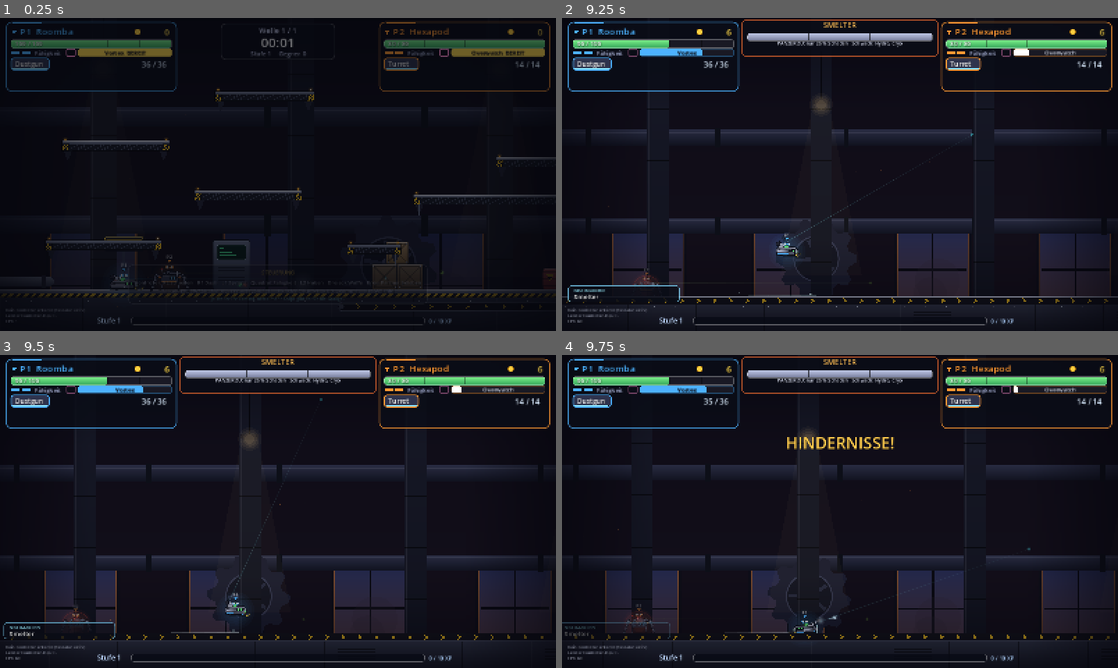
Above: before the commit, frames 1-4 (two rows, left to right).
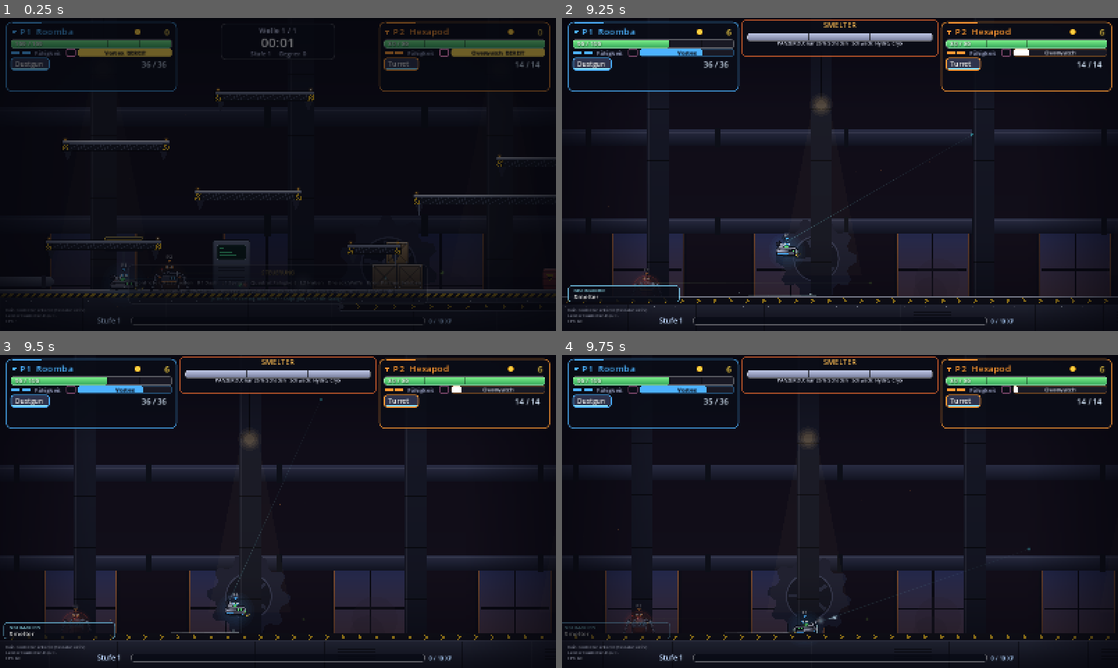
Above: after the commit, the same moments.

Repository: BearsinK/Ares
Game: Godot game, scene res://tests/boss_test.tscn
Two runs of this game, one before a commit and one after it. Both use one fixed random seed, a clock stepped at 60 frames per second and the inputs below. This scene is started directly instead of the project's main scene.
Inputs (mouse positions are in pixels of both pictures, inside the frame that each line leads up to):
- Up to frame 1 (0.25 s): no input
- Up to frame 2 (9.25 s): tap Enter (p1_confirm) at 0.5, 1.35, 5.75 s; move the mouse to (962, 158) at 0.52 s; hold D (p1_right) 0.53-2.03 s; tap E (p1_ability) at 0.6 s; click (962, 158) at 0.67 s; tap Space (p1_jump) at 0.77, 1.07, 1.52, 1.82, 3.02, 3.32, 3.77, 4.07, 4.52, 4.82, 6.02, 6.32, 6.77, 7.07, 7.52, 7.82, 9.02 s; move the mouse to (728, 190) at 1.27 s; move the mouse to (895, 105) at 2.02 s; hold A (p1_left) 2.03-2.78 s; tap Shift (p1_dash) at 2.1 s; move the mouse to (812, 237) at 2.77 s; hold D (p1_right) 2.78-4.28 s; tap F (p1_fire) at 2.85 s; click (812, 237) at 2.92 s; move the mouse to (1006, 221) at 3.52 s; tap R (p1_hook) at 3.6 s; move the mouse to (673, 127) at 4.27 s; hold A (p1_left) 4.28-5.03 s; tap G (p1_interact) at 4.35 s; tap Keypad Enter (p2_confirm) at 5, 6.6 s; move the mouse to (867, 174) at 5.02 s; hold D (p1_right) 5.03-5.78 s; tap Q (p1_weapon) at 5.1 s; click (867, 174) at 5.17 s; move the mouse to (756, 96) at 5.77 s; hold A (p1_left) 5.78-7.28 s; tap , (p2_ability) at 5.85 s; move the mouse to (962, 158) at 6.52 s; move the mouse to (728, 190) at 7.27 s; hold D (p1_right) from 7.28 s (still down); tap / (p2_dash) at 7.35 s; click (728, 190) at 7.42 s; move the mouse to (895, 105) at 8.02 s; tap Down (p2_down) at 8.1 s; move the mouse to (812, 237) at 8.77 s; tap . (p2_fire) at 8.85 s
- Up to frame 3 (9.5 s): keep holding D (p1_right); tap Space (p1_jump) at 9.32 s
- Up to frame 4 (9.75 s): move the mouse to (1006, 558) at 9.52 s; release D (p1_right) at 9.53 s; hold A (p1_left) from 9.53 s (still down); tap N (p2_hook) at 9.6 s; click (1006, 558) at 9.67 s

Frames 1-3 are identical in both runs. In frame 4, 0.4% of the frame differs, in the area x 40-60%, y 26-31%.

Commit message:
Boss-Kisten größer und ohne Kontaktschaden: sie blocken nur, schieben Spieler und tragen sie, Fressen vor dem Schredder
Co-Authored-By: Claude Sonnet 5.5 <noreply@anthropic.com>
Claude-Session: https://claude.ai/code/session_01LWfhWxkDekTWkUA5NKCt1X

Diff:
--- a/scripts/game/belt_obstacle.gd
+++ b/scripts/game/belt_obstacle.gd
@@ -2,18 +2,21 @@
 extends Node2D
 ## Hindernis auf dem Laufband des Endbosses. Es rollt mit dem Band nach rechts auf den Boss zu (der Schredder vor ihm
 ## frisst alles) und verletzt Spieler, die es beruehren.
-##   crate: niedrige Kiste, drueberspringen
-##   stack: zwei Kisten, hoeher springen
+##   crate: grosse Kiste, nur ein Block ohne Schaden: man kann sie nicht durchlaufen, muss drueberspringen, sonst schiebt sie einen
+##   zum Boss (und der Schredder frisst). Man kann auf ihr stehen und mitfahren
+##   stack: Kiste mit Aufsatz, hoeher, ebenfalls nur ein Block
 ##   beam: haengender Traeger (nur der untere Block trifft), darunter durchlaufen oder hoch genug drueberspringen
 ##   saw: rollende Saege, drueberspringen, etwas schneller als die anderen
 ##   drop: Last von der Decke. Ein Warnstreifen zeigt kurz vorher, wo sie einschlaegt, dann faellt sie und trifft hart.
-##   Danach rollt sie als Kiste weiter zum Boss.
+##   Danach rollt sie als Kiste (nur Block) weiter zum Boss.
 
 const FLOOR_Y := 1250.0
 const BEAM_GAP := 135.0
 const BEAM_THICKNESS := 38.0
 ## Frisch eingerollte Hindernisse sind kurz harmlos (Reaktionszeit).
 const SAFE_TIME := 0.6
+## Kisten blocken nur: eigene Kollisionsebene, die nur Spieler sehen (Geschosse und Gegner fliegen und laufen durch).
+const BLOCK_LAYER := 1 << 8
 ## Abwurf: Hoehe ueber dem Band, Warnzeit bis zum Fall, Fallbeschleunigung und Schadensfaktor beim Einschlag.
 const DROP_HEIGHT := 1000.0
 const DROP_WARN := 0.9
@@ -32,6 +35,7 @@
 var _falling := false
 var _fall_speed := 0.0
 var _landed_time := 0.0
+var _block: AnimatableBody2D = null
 
 
 func _ready() -> void:
@@ -39,19 +43,41 @@
 	z_as_relative = false
 	match kind:
 		"crate":
-			_rect = Rect2(-36.0, -72.0, 72.0, 72.0)
+			_rect = Rect2(-56.0, -112.0, 112.0, 112.0)
 		"stack":
-			_rect = Rect2(-36.0, -144.0, 72.0, 144.0)
+			_rect = Rect2(-56.0, -144.0, 112.0, 144.0)
 		"beam":
 			_rect = Rect2(-55.0, -BEAM_GAP - BEAM_THICKNESS, 110.0, BEAM_THICKNESS)
 		"saw":
 			_rect = Rect2(-44.0, -88.0, 88.0, 88.0)
 			speed *= 1.35
 		"drop":
-			_rect = Rect2(-40.0, -80.0, 80.0, 80.0)
+			_rect = Rect2(-50.0, -100.0, 100.0, 100.0)
 			_falling = true
 	position.y = FLOOR_Y - (DROP_HEIGHT if kind == "drop" else 0.0)
 	add_to_group("belt_obstacles")
+	if kind == "crate" or kind == "stack":
+		_make_block()
+
+
+## Kisten sind feste Koerper nur fuer Spieler: ein bewegter Block, der Spieler aufnimmt und schiebt.
+func _make_block() -> void:
+	_block = AnimatableBody2D.new()
+	_block.collision_layer = BLOCK_LAYER
+	_block.collision_mask = 0
+	_block.sync_to_physics = false
+	var shape := CollisionShape2D.new()
+	var box := RectangleShape2D.new()
+	box.size = _rect.size
+	shape.shape = box
+	shape.position = _rect.get_center()
+	_block.add_child(shape)
+	add_child(_block)
+
+
+## Kisten (und gelandete Lasten) richten keinen Schaden an, sie blocken nur.
+func is_block() -> bool:
+	return kind == "crate" or kind == "stack" or (kind == "drop" and not _falling)
 
 
 ## Kollisionsrechteck in Weltkoordinaten.
@@ -79,7 +105,10 @@
 			Fx.instance.spark(global_position + Vector2(0.0, -30.0), Color(1.0, 0.6, 0.2), 14, 380.0)
 		queue_free()
 		return
-	if kind != "drop" and _age < SAFE_TIME:
+	if is_block():
+		_push_players()
+		return
+	if _age < SAFE_TIME:
 		return
 	_hit_players(damage)
 
@@ -93,6 +122,7 @@
 	if position.y >= FLOOR_Y:
 		_falling = false
 		_landed_time = 0.0
+		_make_block()
 		Sfx.play("slam")
 		var arena := get_parent()
 		var main: Node = arena.main if arena != null and "main" in arena else null
@@ -103,6 +133,22 @@
 			Fx.instance.ring(global_position + Vector2(0.0, -10.0), 90.0, Color(0.95, 0.75, 0.12))
 
 
+## Eine anrollende Kiste schiebt Spieler, die vor ihr stehen, mit (ein bewegter Block allein tut das nicht). Wer oben auf ihr
+## steht, faehrt mit.
+func _push_players() -> void:
+	var rect := world_rect()
+	for player in players:
+		if player.downed:
+			continue
+		var half: Vector2 = player.stats.size * 0.5
+		var body := Rect2(player.global_position - half, player.stats.size)
+		if not rect.intersects(body) or body.end.y <= rect.position.y + 12.0:
+			continue
+		# Die Kiste rollt nach rechts: wer rechts von ihrer Mitte steht, liegt in ihrem Weg und wird vor ihr hergeschoben.
+		if player.global_position.x >= global_position.x:
+			player.global_position.x = rect.end.x + half.x
+
+
 func _hit_players(amount: float) -> void:
 	var rect := world_rect()
 	for player in players:
@@ -114,13 +160,13 @@
 
 
 func _draw() -> void:
-	modulate.a = 0.45 if (kind != "drop" and _age < SAFE_TIME) else 1.0
+	modulate.a = 0.45 if (not is_block() and kind != "drop" and _age < SAFE_TIME) else 1.0
 	match kind:
 		"crate":
-			_draw_crate(Vector2(0.0, 0.0), 72.0)
+			_draw_crate(Vector2(0.0, 0.0), 112.0)
 		"stack":
-			_draw_crate(Vector2(0.0, 0.0), 72.0)
-			_draw_crate(Vector2(0.0, -72.0), 72.0)
+			_draw_crate(Vector2(0.0, 0.0), 112.0)
+			_draw_slab(Vector2(0.0, -112.0), 96.0, 32.0)
 		"beam":
 			_draw_beam()
 		"saw":
@@ -134,23 +180,23 @@
 	if _falling:
 		var floor_local := FLOOR_Y - position.y
 		var blink := 0.55 + 0.45 * sin(_age * 18.0)
-		var warn := Rect2(-52.0, floor_local - 14.0, 104.0, 14.0)
+		var warn := Rect2(-62.0, floor_local - 14.0, 124.0, 14.0)
 		draw_rect(warn, Color(0.95, 0.75, 0.12, 0.85 * blink))
-		for i in 6:
+		for i in 7:
 			draw_rect(Rect2(warn.position + Vector2(i * 18.0 + 4.0, 0), Vector2(8, 14)), Color(0.1, 0.1, 0.13, 0.9 * blink))
-		draw_rect(Rect2(-40.0, -80.0, 80.0, floor_local + 80.0), Color(1.0, 0.3, 0.2, 0.06 + 0.06 * blink))
-		draw_line(Vector2(-40.0, floor_local), Vector2(-40.0, -80.0), Color(1.0, 0.4, 0.3, 0.25 * blink), 2.0)
-		draw_line(Vector2(40.0, floor_local), Vector2(40.0, -80.0), Color(1.0, 0.4, 0.3, 0.25 * blink), 2.0)
-	var rect := Rect2(-40.0, -80.0, 80.0, 80.0)
+		draw_rect(Rect2(-50.0, -100.0, 100.0, floor_local + 100.0), Color(1.0, 0.3, 0.2, 0.06 + 0.06 * blink))
+		draw_line(Vector2(-50.0, floor_local), Vector2(-50.0, -100.0), Color(1.0, 0.4, 0.3, 0.25 * blink), 2.0)
+		draw_line(Vector2(50.0, floor_local), Vector2(50.0, -100.0), Color(1.0, 0.4, 0.3, 0.25 * blink), 2.0)
+	var rect := Rect2(-50.0, -100.0, 100.0, 100.0)
 	Art.panel(self, rect, Color(0.34, 0.36, 0.44), 5.0)
 	Art.rrect_line(self, rect.grow(-8.0), Color(0, 0, 0, 0.4), 2.0, 2.0)
-	for i in 4:
-		draw_rect(Rect2(rect.position + Vector2(6.0 + i * 18.0, 62.0), Vector2(9, 12)), Color(0.95, 0.75, 0.12))
-	draw_rect(Rect2(rect.position + Vector2(0.0, 52.0), Vector2(80.0, 5.0)), Color(0.1, 0.1, 0.13))
-	draw_arc(Vector2(0.0, -86.0), 12.0, PI, TAU, 10, Color(0.6, 0.62, 0.7), 4.0, true)
-	for corner in [rect.position + Vector2(8, 8), rect.position + Vector2(72, 8)]:
+	for i in 5:
+		draw_rect(Rect2(rect.position + Vector2(6.0 + i * 18.0, 78.0), Vector2(9, 12)), Color(0.95, 0.75, 0.12))
+	draw_rect(Rect2(rect.position + Vector2(0.0, 66.0), Vector2(100.0, 5.0)), Color(0.1, 0.1, 0.13))
+	draw_arc(Vector2(0.0, -106.0), 12.0, PI, TAU, 10, Color(0.6, 0.62, 0.7), 4.0, true)
+	for corner in [rect.position + Vector2(8, 8), rect.position + Vector2(92, 8)]:
 		Art.rivet(self, corner, 2.5)
-	Art.led(self, Vector2(0.0, -40.0), 5.0, Color(1.0, 0.3, 0.2), fmod(_age, 0.5) < 0.25)
+	Art.led(self, Vector2(0.0, -50.0), 5.0, Color(1.0, 0.3, 0.2), fmod(_age, 0.5) < 0.25)
 
 
 func _draw_crate(bottom: Vector2, size: float) -> void:
@@ -163,8 +209,18 @@
 		Art.rivet(self, corner, 2.0)
 	# Warnstreifen oben, damit man sie gut sieht.
 	draw_rect(Rect2(rect.position, Vector2(size, 8)), Color(0.95, 0.75, 0.12))
-	for i in 5:
+	for i in int(size / 16.0):
 		draw_rect(Rect2(rect.position + Vector2(i * 16.0 + 4.0, 0), Vector2(7, 8)), Color(0.1, 0.1, 0.13))
+
+
+## Flacher Aufsatz auf der Kiste (Palette mit Warnstreifen).
+func _draw_slab(bottom: Vector2, width: float, height: float) -> void:
+	var rect := Rect2(bottom - Vector2(width * 0.5, height), Vector2(width, height))
+	Art.panel(self, rect, Color(0.5, 0.36, 0.2), 4.0)
+	for i in int(width / 16.0):
+		draw_rect(Rect2(rect.position + Vector2(i * 16.0 + 3.0, height - 8.0), Vector2(7, 6)), Color(0.95, 0.75, 0.12, 0.9))
+	Art.rivet(self, rect.position + Vector2(8.0, 8.0), 2.0)
+	Art.rivet(self, rect.position + Vector2(width - 8.0, 8.0), 2.0)
 
 
 func _draw_beam() -> void:
--- a/scripts/game/boss_arena.gd
+++ b/scripts/game/boss_arena.gd
@@ -12,6 +12,8 @@
 ## Schredder vor dem Boss: Streifen direkt an der Wand, in dem man gefressen wird.
 const MAW_WIDTH := 80.0
 const MAW_DAMAGE := 40.0
+## Hier wird ein Hindernis gefressen (die Mitte), noch vor dem Schredder, damit keine Kiste Spieler an die Wand quetscht.
+const EAT_X := BOSS_WALL_X - MAW_WIDTH - 80.0
 ## Hindernisse rollen etwas schneller als das Band, damit sie die Spieler erreichen.
 const OBSTACLE_BOOST := 140.0
 ## So weit links vom linkesten Spieler rollen neue Hindernisse ein (ausserhalb des Bildes).
@@ -56,7 +58,7 @@
 	obstacle.speed = belt_speed + OBSTACLE_BOOST
 	obstacle.damage = 20.0 * Boss.damage_scale()
 	obstacle.players = players
-	obstacle.end_x = BOSS_WALL_X - 30.0
+	obstacle.end_x = EAT_X
 	obstacle.position.x = _spawn_x()
 	add_child(obstacle)
 	Sfx.play("telegraph")
@@ -69,8 +71,8 @@
 	drop.speed = belt_speed + OBSTACLE_BOOST * 0.6
 	drop.damage = 20.0 * Boss.damage_scale()
 	drop.players = players
-	drop.end_x = BOSS_WALL_X - 30.0
-	drop.position.x = clampf(x, 120.0, BOSS_WALL_X - 140.0)
+	drop.end_x = EAT_X
+	drop.position.x = clampf(x, 120.0, EAT_X - 60.0)
 	add_child(drop)
 	Sfx.play("telegraph")
 
--- a/scripts/game/player.gd
+++ b/scripts/game/player.gd
@@ -49,7 +49,8 @@
 ## Staerkste Neigung der Zeichnung auf schraegem Boden (rad, etwa 49 Grad).
 const SLOPE_MAX := 0.85
 # Ebene 8: unsichtbare Waende, die nur Spieler aufhalten (z.B. vor dem Boss), Geschosse fliegen durch.
-const WORLD_MASK := (1 << 0) | (1 << 5) | (1 << 7)
+## Welt, Stege, unsichtbare Begrenzung und die Kisten des Endbosses (Ebene 9, nur Spieler stossen daran).
+const WORLD_MASK := (1 << 0) | (1 << 5) | (1 << 7) | (1 << 8)
 
 var player_index := 1
 ## Wie oft dieser Spieler gedasht hat (fuer den Dash-Hinweis nach dem ersten Treffer).
@@ -619,7 +620,7 @@
 	_wall_lock = maxf(0.0, _wall_lock - delta)
 	_hook_cooldown = maxf(0.0, _hook_cooldown - delta)
 	_drop_time = maxf(0.0, _drop_time - delta)
-	collision_mask = ((1 << 0) | (1 << 7)) if _drop_time > 0.0 else WORLD_MASK
+	collision_mask = ((1 << 0) | (1 << 7) | (1 << 8)) if _drop_time > 0.0 else WORLD_MASK
 	_switch_cooldown = maxf(0.0, _switch_cooldown - delta)
 	_art_time += delta
 	_fire_flash = maxf(0.0, _fire_flash - delta * 6.0)
--- a/tests/boss_test.gd
+++ b/tests/boss_test.gd
@@ -95,6 +95,8 @@
 
 	# Das Band wird mit der Zeit schneller, aber nur begrenzt.
 	boss._delay = 0.0
+	boss._attack = "idle"
+	boss._attack_time = 9999.0
 	await _frames(60)
 	_check(arena.belt_speed > arena.base_speed, "Das Band zieht von selbst an (%.1f auf %.1f)" % [arena.base_speed, arena.belt_speed])
 	arena._creep = BossArena.BELT_CREEP_MAX
@@ -106,6 +108,7 @@
 	boss._delay = 0.0
 	boss._attack = "idle"
 	boss._attack_time = 9999.0
+	# Kisten blocken nur: kein Schaden, aber man kommt nicht durch.
 	var crate := BeltObstacle.new()
 	crate.kind = "crate"
 	crate.speed = 0.0
@@ -115,14 +118,49 @@
 	crate._age = 1.0
 	p1.iframes = 0.0
 	p1.hp = p1.max_health()
-	p1.global_position = Vector2(1700.0, 1225.0)
-	p1.velocity = Vector2.ZERO
-	await _frames(2)
-	crate.position.x = p1.global_position.x
-	await _frames(2)
-	_check(p1.hp < p1.max_health(), "Kiste auf dem Band verletzt")
+	p1.global_position = Vector2(1650.0, 1225.0)
+	p1.velocity = Vector2.ZERO
+	arena.base_speed = 0.0
+	arena._creep = 0.0
+	await _frames(20)
+	Input.action_press("p1_right")
+	await _frames(60)
+	Input.action_release("p1_right")
+	var gap := crate.global_position.x - 56.0 - (p1.global_position.x + float(p1.stats.size.x) * 0.5)
+	_check(p1.hp == p1.max_health(), "Eine Kiste verletzt nicht")
+	_check(gap > -4.0 and p1.global_position.x < 1800.0, "Die Kiste blockt den Weg (Abstand %d)" % gap)
+	_check(crate.world_rect().size.x >= 100.0, "Kisten sind gross (%d breit)" % crate.world_rect().size.x)
+	# Die Kiste schiebt einen mit, wenn sie von links kommt.
+	crate.speed = 300.0
+	crate.position.x = p1.global_position.x - 140.0
+	await _frames(1)
+	var push_start := p1.global_position.x
+	await _frames(40)
+	_check(p1.global_position.x > push_start + 40.0 and p1.hp == p1.max_health(), "Eine anrollende Kiste schiebt einen vor sich her (%d px)" % (p1.global_position.x - push_start))
+	# Man kann auf der Kiste stehen und faehrt mit.
 	crate.queue_free()
 	await _frames(2)
+	crate = BeltObstacle.new()
+	crate.kind = "crate"
+	crate.speed = 0.0
+	crate.players = main.players
+	crate.position.x = 1200.0
+	arena.add_child(crate)
+	await _frames(2)
+	var half_height := float(p1.stats.size.y) * 0.5
+	p1.global_position = Vector2(1200.0, 1250.0 - 112.0 - half_height - 3.0)
+	p1.velocity = Vector2.ZERO
+	await _frames(15)
+	crate.speed = 240.0
+	await _frames(2)
+	var ride_x := p1.global_position.x
+	await _frames(40)
+	var on_top := p1.is_on_floor() and p1.global_position.y + half_height < 1250.0 - 100.0
+	_check(on_top and p1.global_position.x > ride_x + 40.0, "Auf der Kiste steht man und faehrt mit (%d px)" % (p1.global_position.x - ride_x))
+	crate.queue_free()
+	await _frames(2)
+	arena.base_speed = Boss.BELT_SPEEDS[0]
+	p1.iframes = 9999.0
 	var fresh := BeltObstacle.new()
 	fresh.kind = "crate"
 	fresh.speed = 0.0
@@ -321,7 +359,8 @@
 			break
 	Input.action_release("p1_left")
 	Input.action_release("p1_jump")
-	_check(jumped and player.hp == player.max_health(), "%s ist mit Anlauf und Sprung machbar" % kind)
+	var passed := is_instance_valid(obstacle) and obstacle.global_position.x > player.global_position.x + 60.0
+	_check(jumped and passed and player.hp == player.max_health(), "%s ist mit Anlauf und Sprung machbar" % kind)
 	if is_instance_valid(obstacle):
 		obstacle.queue_free()
 	await _frames(2)
Not shown, changed: README.md
Not shown, changed: docs/DESIGN.md
